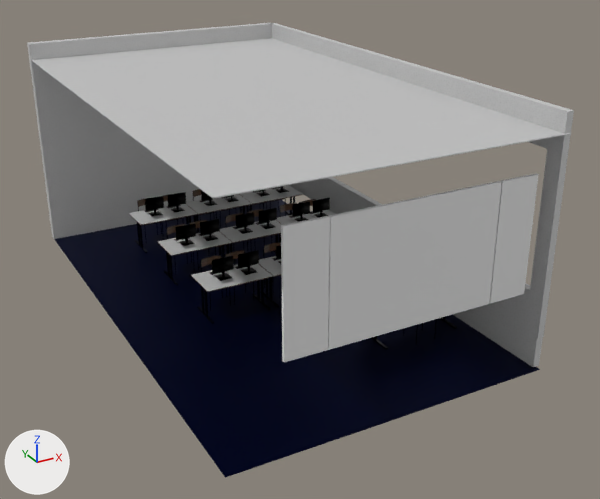
One commit to the OBJ model assets/models/ClaudeChappe/salle_classe_haut05.obj: the scene before it, then after it.
One viewpoint serves both versions: a 50 mm camera at (-21.2, -26.2, 27.4) aimed at (-3.8, 5.6, 11.5). The axes (+X, +Y, +Z) are drawn at lower left. The lights are the same throughout. Where no turn or scale is listed for an object, it has been applied to the vertices.

Names of what the first picture shows: 'mur_classes_exterieur.010'.
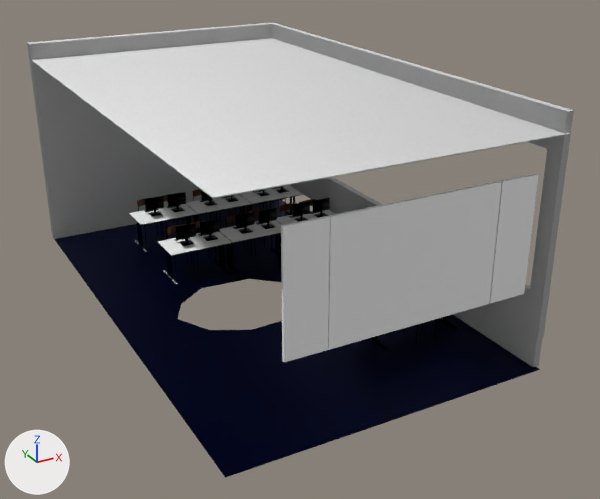
Boxes (x1, y1, x2, y2) around the edits, measured in the pictures (600 x 499 px; the box of a moved part takes in the faces that stretch with it):
'mur_classes_exterieur.010', surface changed, reshaped: (27, 23, 574, 478) in both
part 1 of me_mur_classes_exterieur_010, deleted: before (191, 242, 281, 324)
part 2 of me_mur_classes_exterieur_010, moved or reshaped: (55, 178, 543, 478) in both
part 3 of me_mur_classes_exterieur_010, surface changed: (27, 23, 574, 367) in both

The change, as a diff of the scene's bpy script:
```diff
--- a/assets/models/ClaudeChappe/salle_classe_haut05.obj.py
+++ b/assets/models/ClaudeChappe/salle_classe_haut05.obj.py
@@ mat_plastic_white_material @@
 n6 = _N.new('ShaderNodeNormalMap'); n6.name = 'Normal Map'
-n6.inputs[0].default_value = 0.0  # 'Strength'
 _L.new(n2.outputs[0], n0.inputs[0])  # 'Color' to 'Base Color'
@@ me_mur_classes_exterieur_010 @@
 # used by ob_mur_classes_exterieur_010; location = (0.0, 0.0, 0.0)
-me_mur_classes_exterieur_010.from_pydata(...)  # 3290 vertices, 5628 faces; spans x -12.4..2.2, y -4.7..20.0, z 8.7..19.8
+me_mur_classes_exterieur_010.from_pydata(...)  # 2644 vertices, 4514 faces, 1 loose edge; spans x -12.4..2.2, y -4.7..20.0, z 8.7..19.8
+# me_mur_classes_exterieur_010 part 1: 45 loose pieces with 664 vertices, spanning x -8.6..-2.0, y 5.5..7.9, z 8.7..11.6, are deleted
+# me_mur_classes_exterieur_010 part 2
+# 5 vertices are removed from x -5.2..-1.3, y 5.5..7.8, z 10.4..11.0
+# 276 faces are deleted
+# 23 vertices are added at x -9.6..-2.8, y 4.2..9.4, z 8.7
+# 1 loose edge is added
+# 22 new faces join them, mat_plastic_white_material
+# 38 new faces join them, mat_plastic_bleu_foncé_amphi (dark blue #030e3d)
+# 20 new faces join them, mat_plastic_noir (black #000000)
+# 120 new faces join them, mat_dark_metal
+# 100 new faces join them, mat_dark_wood
+# 2 new faces join them, mat_material (white #e7e7e7)
+# me_mur_classes_exterieur_010 part 3: 4210 kept faces spanning x -12.4..2.2, y -4.7..20.0, z 8.7..19.8 get new texture (UV) coordinates
 me_mur_classes_exterieur_010.materials.append(mat_plastic_white_material)
```
